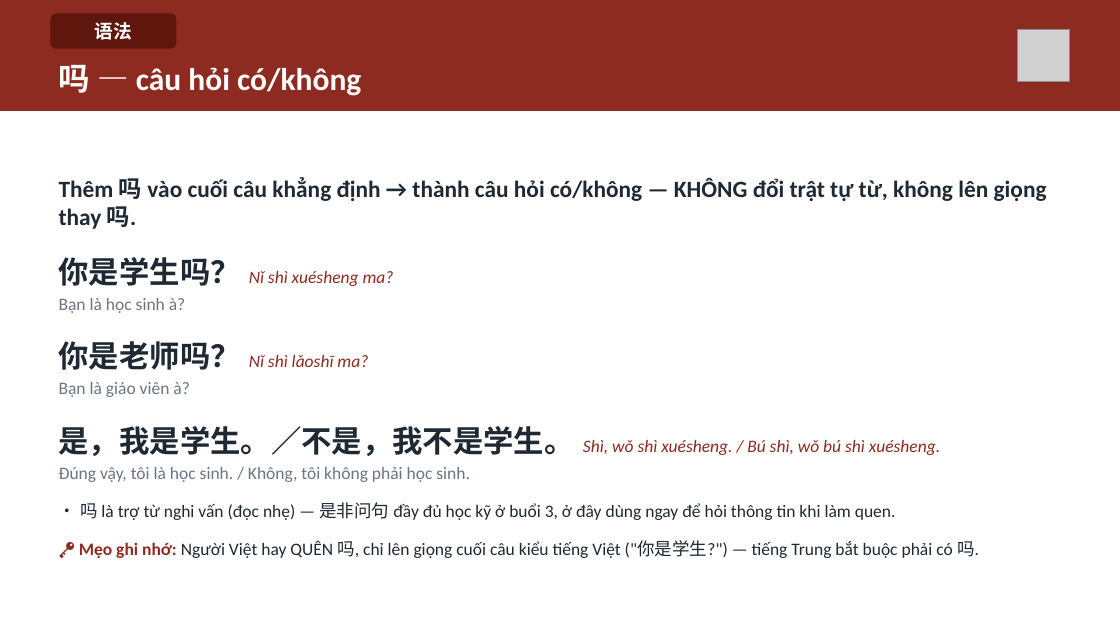
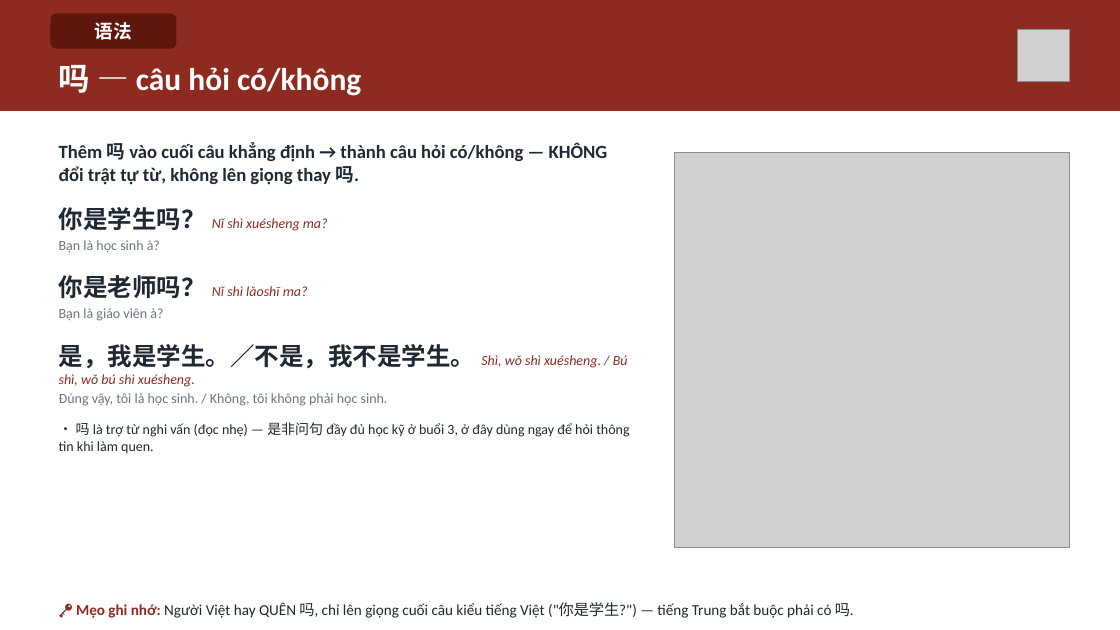
Before and after one commit to HuyenNguyen911/chinese-learning-os, a slide deck: slide 10 of output/hsk1/buoi02_chaohoi_lamquen/slide/Buoi-02-Chaohoi-Lamquen.pptx (slide 8 before the commit). Drawn at 1120x630 pixels with LibreOffice and Linux fonts; fonts in the diff are those of the drawing; grey boxes stand for pictures. Boxes give left, top, right and bottom in pixels: in the first picture for what was removed or moved away, otherwise in the second. Text is boxed around its words. In the diff, an @@ line names an element or a change of style, - is before the commit and + after.

```diff
--- a/output/hsk1/buoi02_chaohoi_lamquen/slide/Buoi-02-Chaohoi-Lamquen.pptx
+++ b/output/hsk1/buoi02_chaohoi_lamquen/slide/Buoi-02-Chaohoi-Lamquen.pptx
@@ text "Thêm 吗 vào cuối câu ..." at box(59, 143, 629, 454): size 20 to 16 pt in "Thêm 吗 vào cuối câu khẳng định ..."; size 26 to 21 pt in "你是学生吗？", "你是老师吗？", "是，我是学生。／不是，我不是学生。"; size 15 to 12 pt in "Nǐ shì xuésheng ma?", "Bạn là học sinh à?", "Nǐ shì lǎoshī ma?", "Bạn là giáo viên à?" and 3 more places; less space between paragraphs; vertical alignment middle to top @@
@@ picture added at box(675, 153, 1070, 548) @@
@@ text at box(79, 540, 979, 558): paragraph removed @@
-🔑 Mẹo ghi nhớ: Người Việt hay QUÊN 吗, chỉ lên giọng cuối câu kiểu tiếng Việt ("你是学生?") — tiếng Trung bắt buộc phải có 吗.
@@ text added at box(76, 602, 854, 618), 13 pt, text #1F2933 @@
+🔑 Mẹo ghi nhớ: Người Việt hay QUÊN 吗, chỉ lên giọng cuối câu kiểu tiếng Việt ("你是学生?") — tiếng Trung bắt buộc phải có 吗.
```
Also in this commit, not shown: 14 other slides changed, 4 slides added, 3 slides removed, 44 other files.
